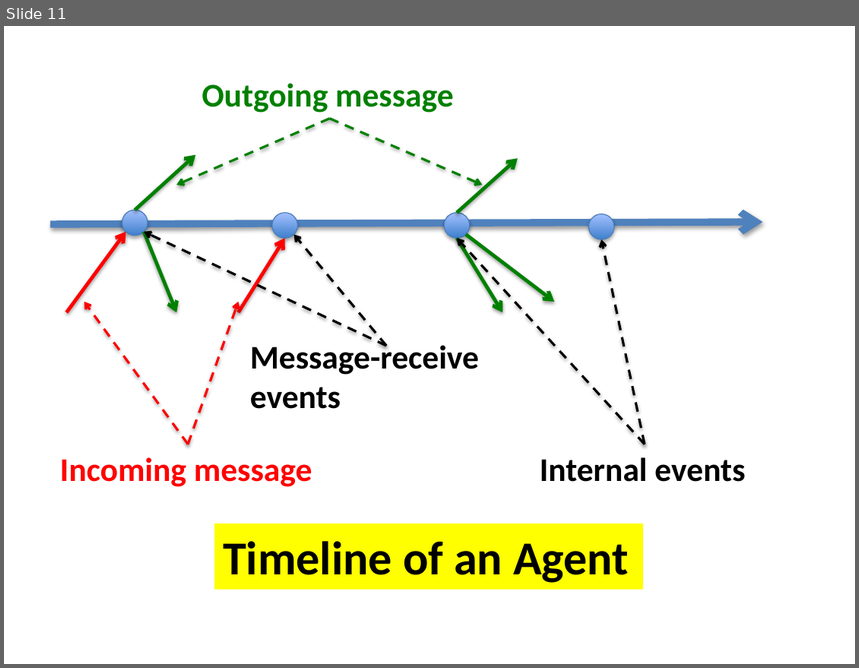
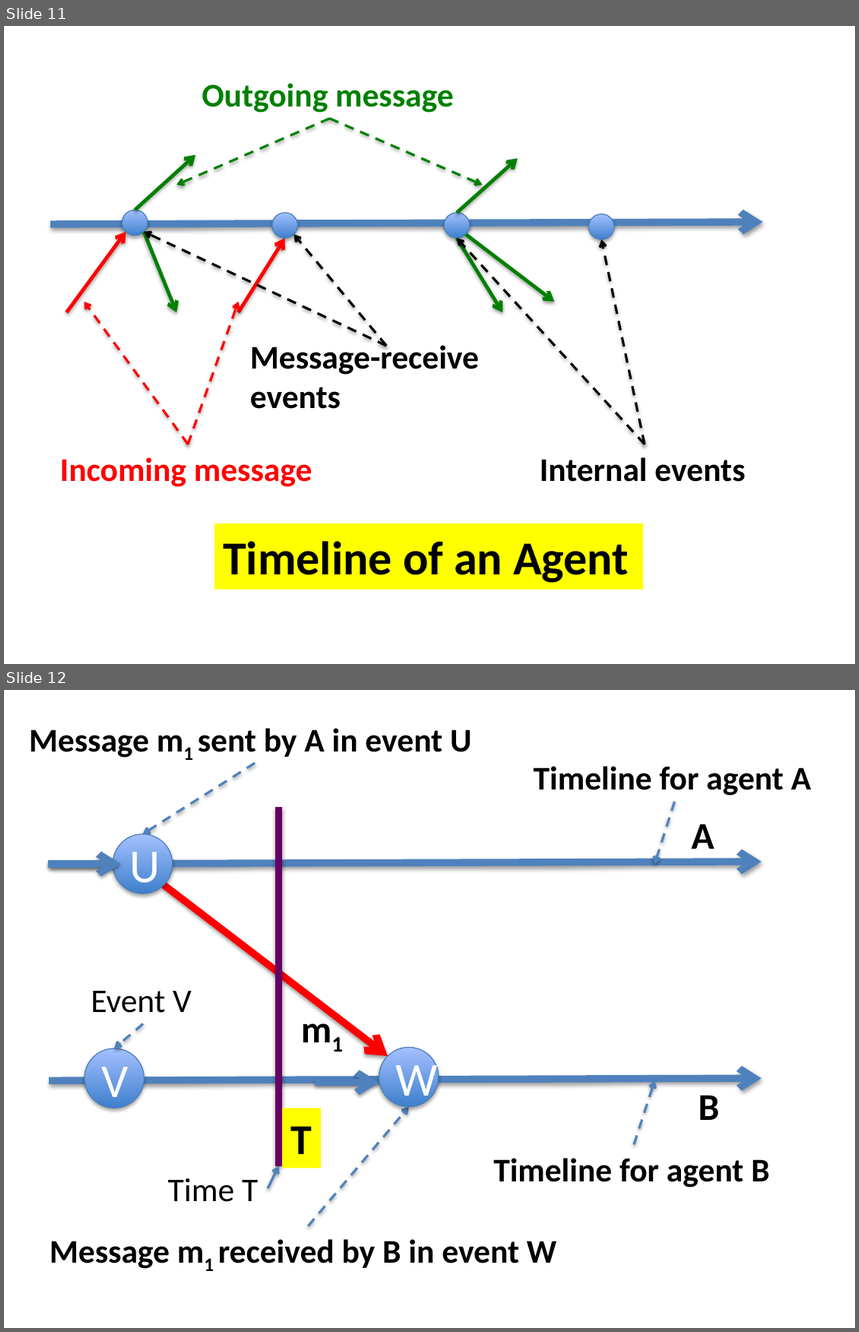
Before and after one commit to kmchandy/kmchandy.github.io, a slide deck: Channels/Channels_Diagrams.pptx. Shown one above the other, each under a label of ours: slide 11 before the commit, slides 11 and 12 after it. The pictures are 859x668 and 859x1332 pixels, drawn with LibreOffice and Linux fonts; fonts in the diff are those of the drawing. Boxes give left, top, right and bottom in pixels: in the first picture for what was removed or moved away, otherwise in the second. Text is boxed around its words. In the diff, an @@ line names an element or a change of style, - is before the commit and + after.

```diff
--- a/Channels/Channels_Diagrams.pptx
+++ b/Channels/Channels_Diagrams.pptx
@@ slide 12 added at [4, 690, 855, 1328], background #FFFFFF @@
@@ text added at [29, 728, 471, 758], 28 pt, text #000000, bold @@
+Message m1 sent by A in event U
@@ arrow added from (255, 763) to (143, 834), #4F81BD 2 pt dashed @@
@@ text added at [534, 766, 811, 796], 28 pt, text #000000, bold @@
+Timeline for agent A
@@ arrow added from (675, 802) to (655, 863), #4F81BD 2 pt dashed @@
@@ line added from (279, 808) to (279, 1167), #660066 6 pt @@
@@ text added at [692, 824, 715, 849], 32 pt, text #000000, bold @@
+A
@@ ellipse added at [113, 834, 173, 894], fill gradient #3F80CE to #A4C4FF, outline #4B7EBC 0.75 pt, 40 pt, text #FFFFFF @@
+U
@@ arrow added from (48, 863) to (120, 863), #4F81BD 6 pt @@
@@ arrow added from (49, 863) to (762, 862), #4F81BD 6 pt @@
@@ arrow added from (164, 885) to (388, 1056), #FF0000 6 pt @@
@@ text added at [91, 991, 192, 1013], 28 pt, text #000000 @@
+Event V
@@ text added at [293, 1001, 354, 1055], 32 pt, text #000000, bold @@
+m1
@@ arrow added from (143, 1024) to (115, 1049), #4F81BD 2 pt dashed @@
@@ ellipse added at [85, 1049, 145, 1108], fill gradient #3F80CE to #A4C4FF, outline #4B7EBC 0.75 pt, 40 pt, text #FFFFFF @@
+V
@@ ellipse added at [379, 1047, 439, 1107], fill gradient #3F80CE to #A4C4FF, outline #4B7EBC 0.75 pt, 40 pt, text #FFFFFF @@
+W
@@ arrow added from (49, 1081) to (762, 1078), #4F81BD 6 pt @@
@@ arrow added from (315, 1082) to (379, 1082), #4F81BD 6 pt @@
@@ arrow added from (634, 1144) to (655, 1081), #4F81BD 2 pt dashed @@
@@ text added at [699, 1095, 720, 1120], 32 pt, text #000000, bold @@
+B
@@ rectangle added at [282, 1108, 321, 1168], fill #FFFF00, 36 pt, text #000000, bold @@
+T
@@ arrow added from (308, 1227) to (409, 1107), #4F81BD 2 pt dashed @@
@@ arrow added from (268, 1189) to (279, 1167), #4F81BD 2 pt @@
@@ text added at [493, 1158, 769, 1188], 28 pt, text #000000, bold @@
+Timeline for agent B
@@ text added at [168, 1179, 258, 1202], 28 pt, text #000000 @@
+Time T
@@ text added at [50, 1239, 557, 1269], 28 pt, text #000000, bold @@
+Message m1 received by B in event W
```
Also in this commit, not shown: 5 slides changed, 1 other slide added, 45 other files.
